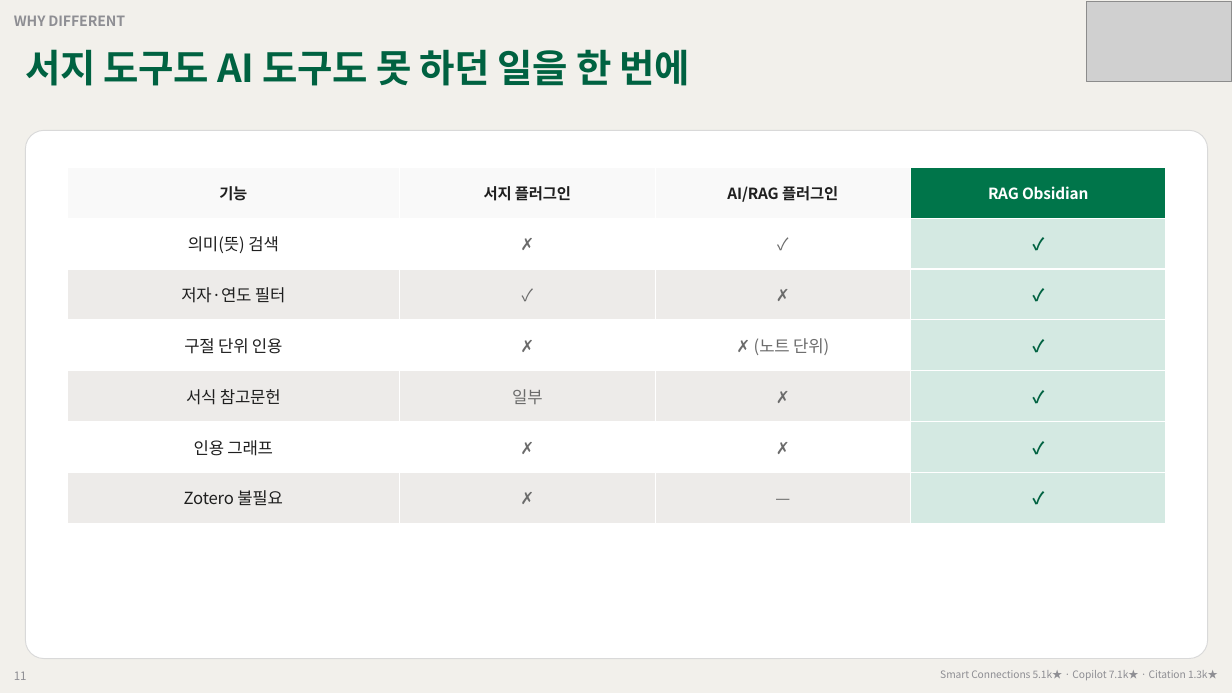
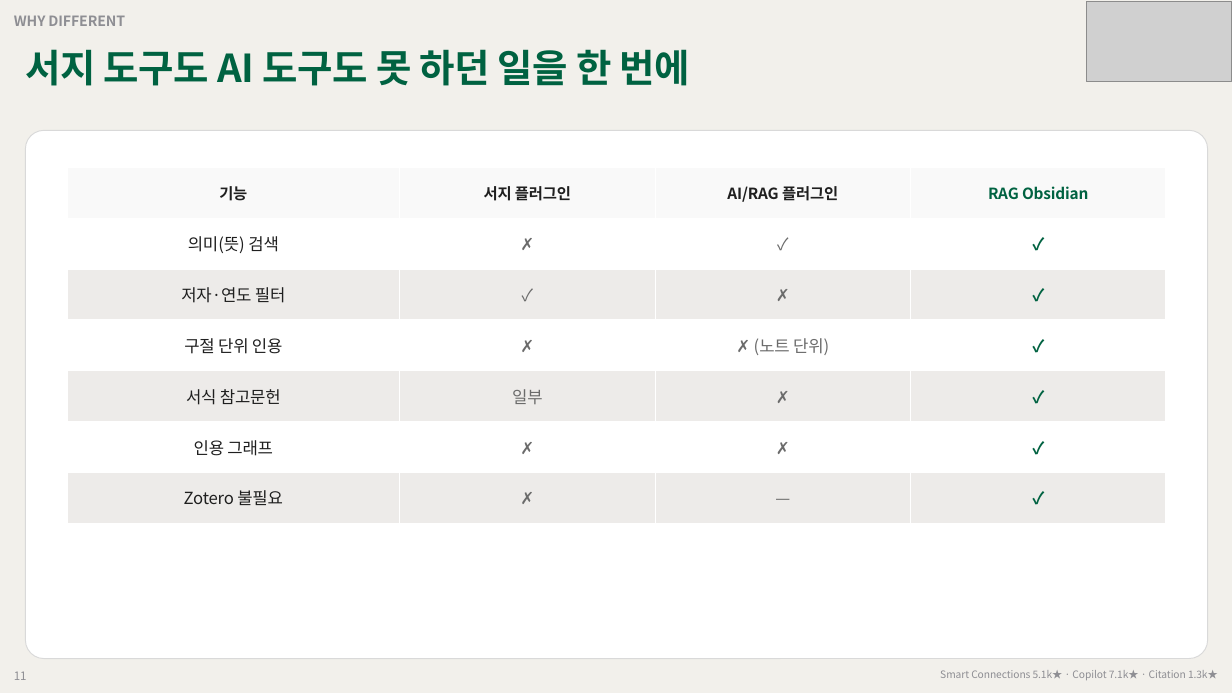
Before and after one commit to grotyx/rag-obsidian, a slide deck: slide 11 of presentation/rag_obsidian_deck.pptx. Drawn at 1232x693 pixels with LibreOffice and Linux fonts; fonts in the diff are those of the drawing; grey boxes stand for pictures. Boxes give left, top, right and bottom in pixels: in the first picture for what was removed or moved away, otherwise in the second. Text is boxed around its words. In the diff, an @@ line names an element or a change of style, - is before the commit and + after.

```diff
--- a/presentation/rag_obsidian_deck.pptx
+++ b/presentation/rag_obsidian_deck.pptx
@@ table at (67, 167, 1165, 523) @@
@@ fill #00754A to #F9F9F9 in row 1, column 4 @@
@@ fill #D4E9E2 to #FFFFFF in 3 cells @@
@@ fill #D4E9E2 to #EDEBE9 in 3 cells @@
@@ text colour #FFFFFF to #006241 in "RAG Obsidian" @@
```
Also in this commit, not shown: 13 other slides changed, 3 slides added, 1 slide removed, 5 other files.
